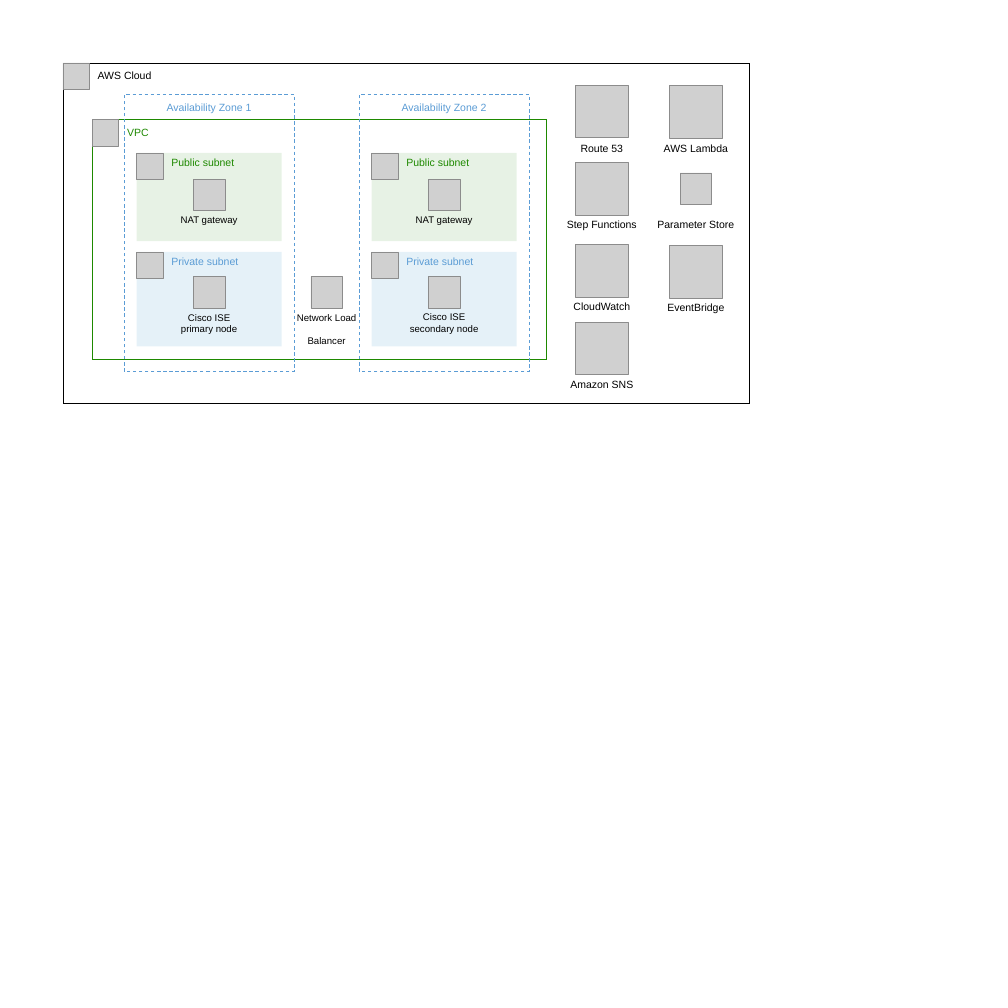
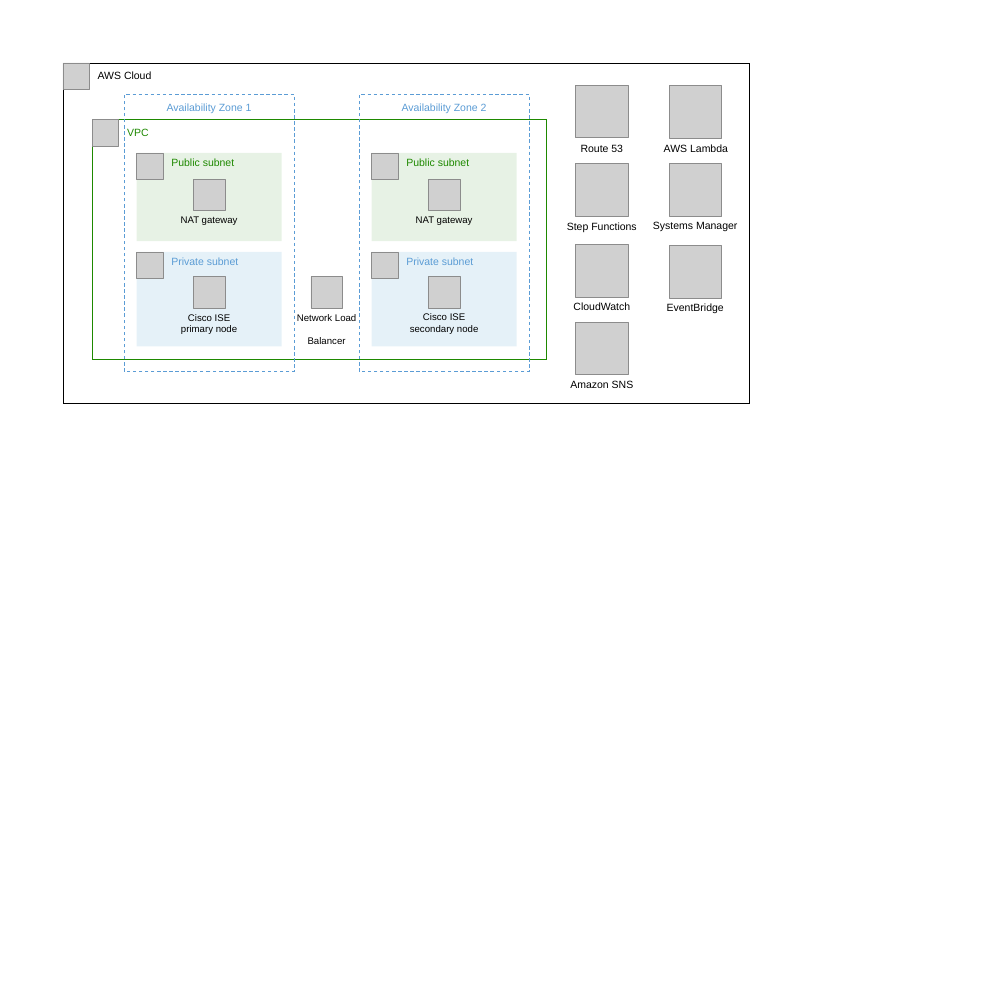
Before and after one commit to aws-quickstart/quickstart-cisco-ise-on-aws, a slide deck: slide 1 of docs/deployment_guide/images/quickstart-cisco-ise-on-aws-architecture-diagram.pptx. Drawn at 1008x1008 pixels with LibreOffice and Linux fonts; fonts in the diff are those of the drawing; grey boxes stand for pictures. Boxes give left, top, right and bottom in pixels: in the first picture for what was removed or moved away, otherwise in the second. Text is boxed around its words. In the diff, an @@ line names an element or a change of style, - is before the commit and + after.

```diff
--- a/docs/deployment_guide/images/quickstart-cisco-ise-on-aws-architecture-diagram.pptx
+++ b/docs/deployment_guide/images/quickstart-cisco-ise-on-aws-architecture-diagram.pptx
@@ picture added at (669, 164, 721, 216) @@
@@ picture removed at (680, 173, 712, 204) @@
@@ text added at (653, 221, 737, 231), 12 pt, text #000000 @@
+Systems Manager
@@ text removed at (657, 220, 734, 228) @@
-Parameter Store
```
Also in this commit, not shown: 1 other slide changed, 3 other files.
